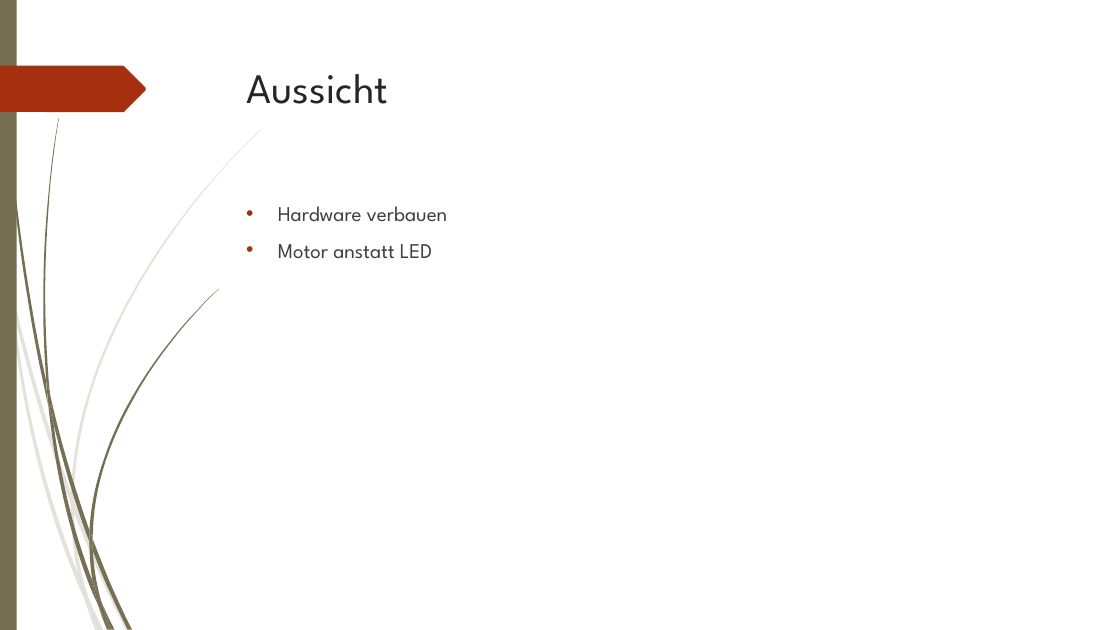
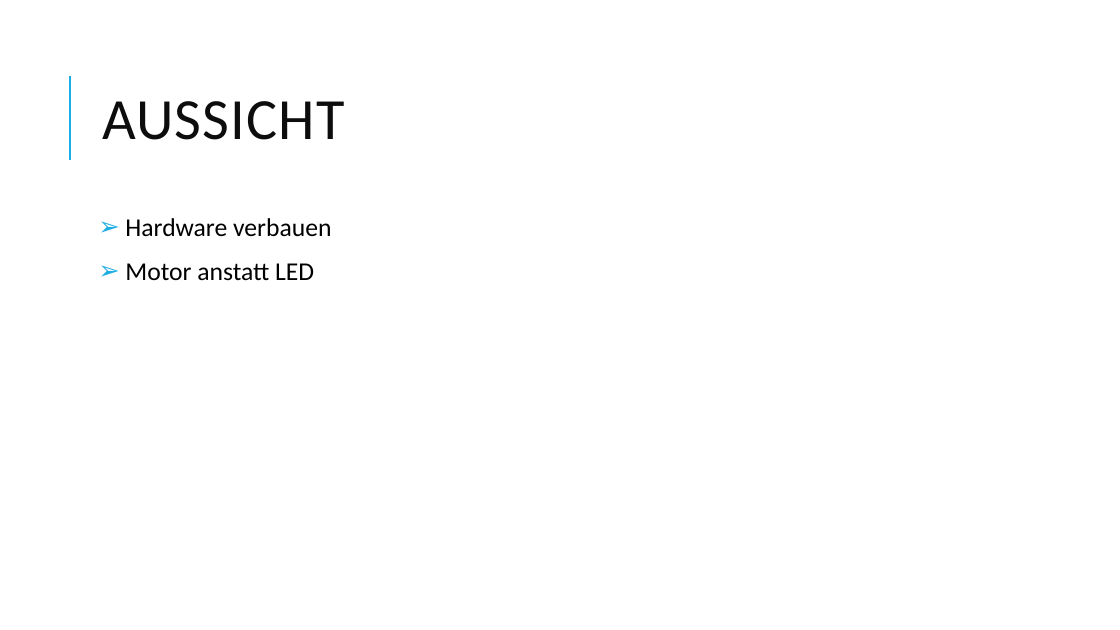
Before and after one commit to johannesdhbw/MC_Projekt, a slide deck: slide 12 of Präsentation/Microcomputertechnik.pptx (slide 11 before the commit). Drawn at 1120x630 pixels with LibreOffice and Linux fonts; fonts in the diff are those of the drawing. Boxes give left, top, right and bottom in pixels: in the first picture for what was removed or moved away, otherwise in the second. Text is boxed around its words. In the diff, an @@ line names an element or a change of style, - is before the commit and + after.

```diff
--- a/Präsentation/Microcomputertechnik.pptx
+++ b/Präsentation/Microcomputertechnik.pptx
@@ rectangle removed at (0,0,17,630) @@
@@ title "AUSSICHT" at (102,101,344,140): vertical alignment top to middle @@
@@ freeform shape removed at (0,66,146,112) @@
@@ line added from (70, 160) to (70, 76), #1CADE4 1.5 pt @@
@@ title at (102,101,344,140): text changed; size 36 to 50 pt; font League Spartan to Calibri; text colour #262626 to #0D0D0D @@
-Aussicht
+AUSSICHT
@@ text "Hardware verbauen": place and size @@
-text "Hardware verbauen" at (278,206,448,259)
+text "Hardware verbauen" at (125,218,331,281)
@@ text "Hardware verbauen" at (125,218,331,281): size 18 to 22 pt, font League Spartan to Calibri, text colour #404040 to #000000; bullet • to ➢; line spacing 1 to 0.9; more space between paragraphs; bullet colour #A53010 to #1CADE4 @@
@@ group removed at (0,129,262,630): 10 freeform shapes @@
@@ group removed at (3,0,218,630): 12 freeform shapes @@
```
Also in this commit, not shown: 10 other slides changed, 1 slide added, 4 other files.
